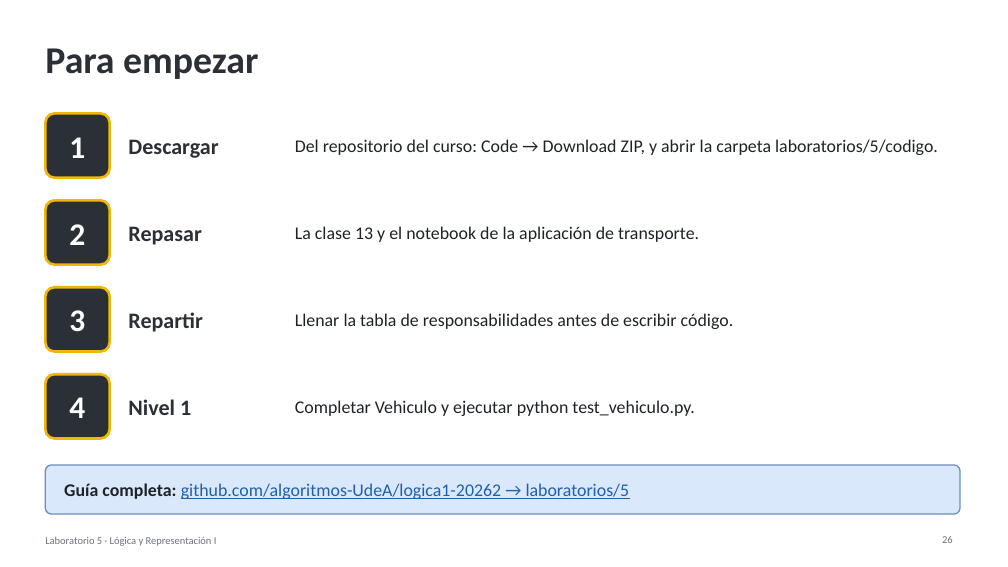
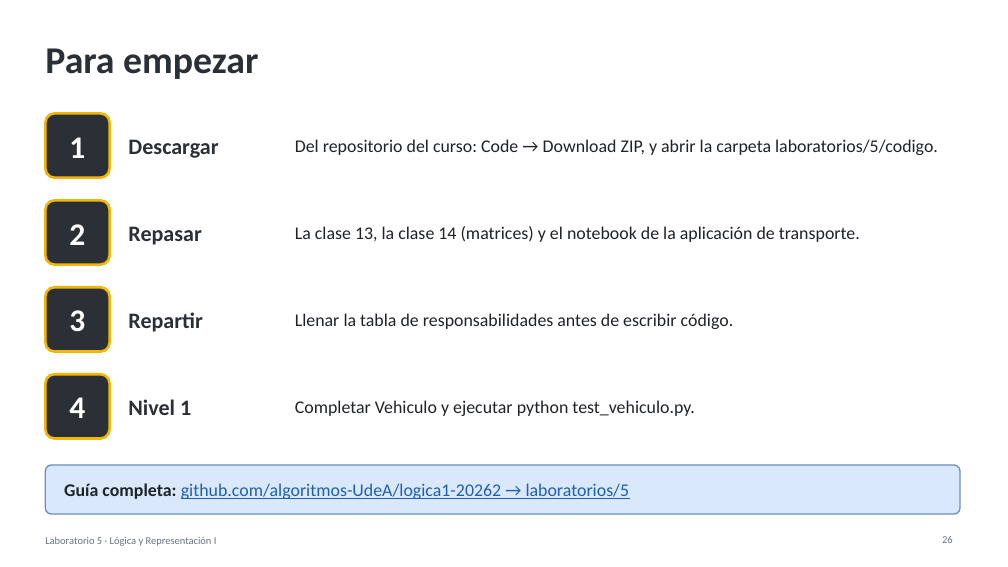
Before and after one commit to algoritmos-UdeA/logica1-20262, a slide deck: slide 26 of laboratorios/5/laboratorio-05.pptx. Drawn at 1008x567 pixels with LibreOffice and Linux fonts; fonts in the diff are those of the drawing. Boxes give left, top, right and bottom in pixels: in the first picture for what was removed or moved away, otherwise in the second. Text is boxed around its words. In the diff, an @@ line names an element or a change of style, - is before the commit and + after.

```diff
--- a/laboratorios/5/laboratorio-05.pptx
+++ b/laboratorios/5/laboratorio-05.pptx
@@ text at <box>295,226,860,242</box>: text changed @@
-La clase 13 y el notebook de la aplicación de transporte.
+La clase 13, la clase 14 (matrices) y el notebook de la aplicación de transporte.
```
Also in this commit, not shown: 1 other slide changed, 4 other files.
